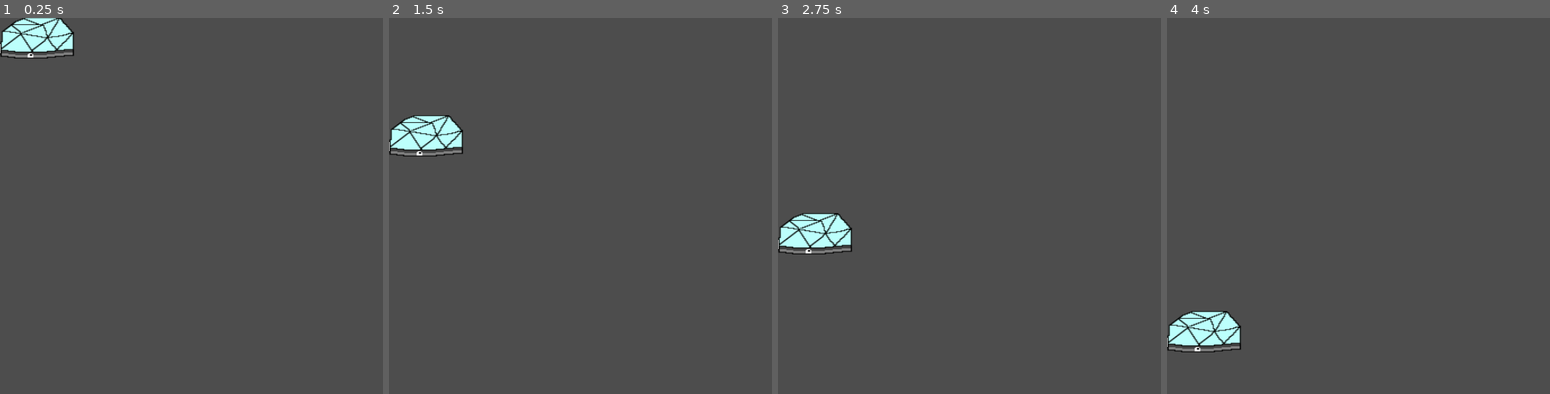
Above: before the commit, frames 1-4 (left to right).
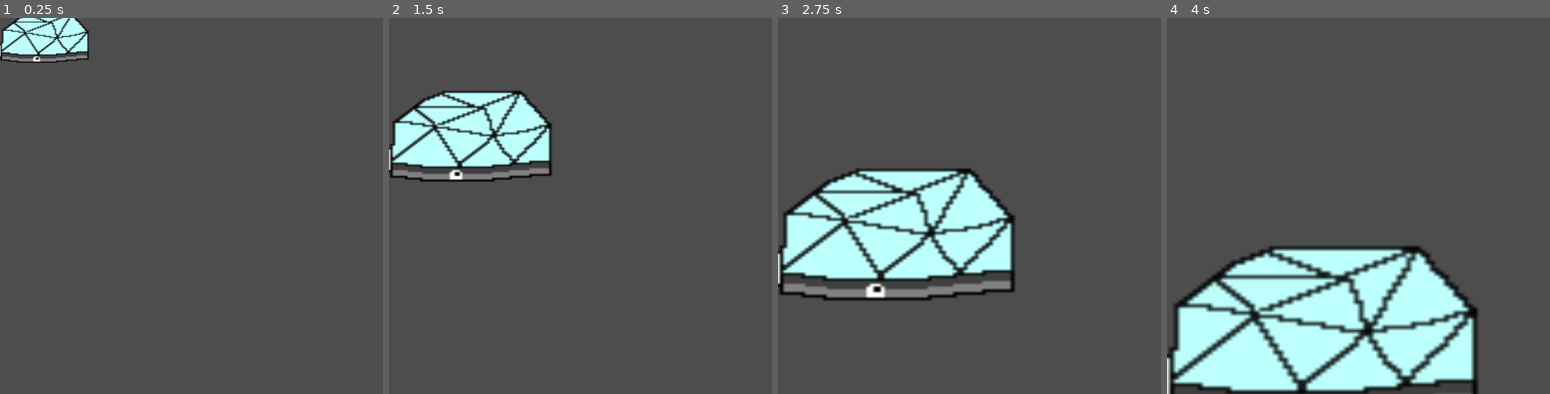
Above: after the commit, the same moments.

Repository: Jahavsuna/gamejam25
Game: Godot game, scene res://scenes/FinishLine.tscn
The game is run twice, just before and just after one commit, with the same random seed, the same clock (stepped at 60 frames per second) and the same inputs. This scene is started directly instead of the project's main scene.
Inputs:
- Up to frame 1 (0.25 s): no input
- Up to frame 2 (1.5 s): tap Enter at 0.5 s; hold Right (ui_right) 0.53-1.28 s; hold Down (ui_down) from 1.28 s (still down)
- Up to frame 3 (2.75 s): release Down (ui_down) at 2.03 s; hold Right (ui_right) from 2.03 s (still down)
- Up to frame 4 (4 s): release Right (ui_right) at 2.78 s; hold Up (ui_up) 2.78-3.53 s; hold Left (ui_left) from 3.53 s (still down)

The runs differ from the first frame. In frame 1, 1.7% of the frame differs, in the area x 0-24%, y 0-12%; in frame 2, 7.6%; in frame 3, 17%; in frame 4, 26%, in the area x 0-82%, y 60-100%.
Error before the commit: Invalid access to property or key 'top_track_y' on a base object of type 'Node2D (game_globals.gd)'. (res://scenes/finish_line.gd:7)
Error after the commit: Invalid access to property or key 'position' on a base object of type 'Nil'. (res://scenes/finish_line.gd:12)

Commit message:
Replaced top_track_y with horizon_y

Diff:
--- a/scenes/finish_line.gd
+++ b/scenes/finish_line.gd
@@ -4,7 +4,7 @@
 func _process(delta: float) -> void:
 	var speed = GameGlobals.track_speed
 	self.position.y += speed * delta
-	if self.position.y < GameGlobals.top_track_y: return
+	if self.position.y < GameGlobals.horizon_y: return
 	self.visible = true
 
 
